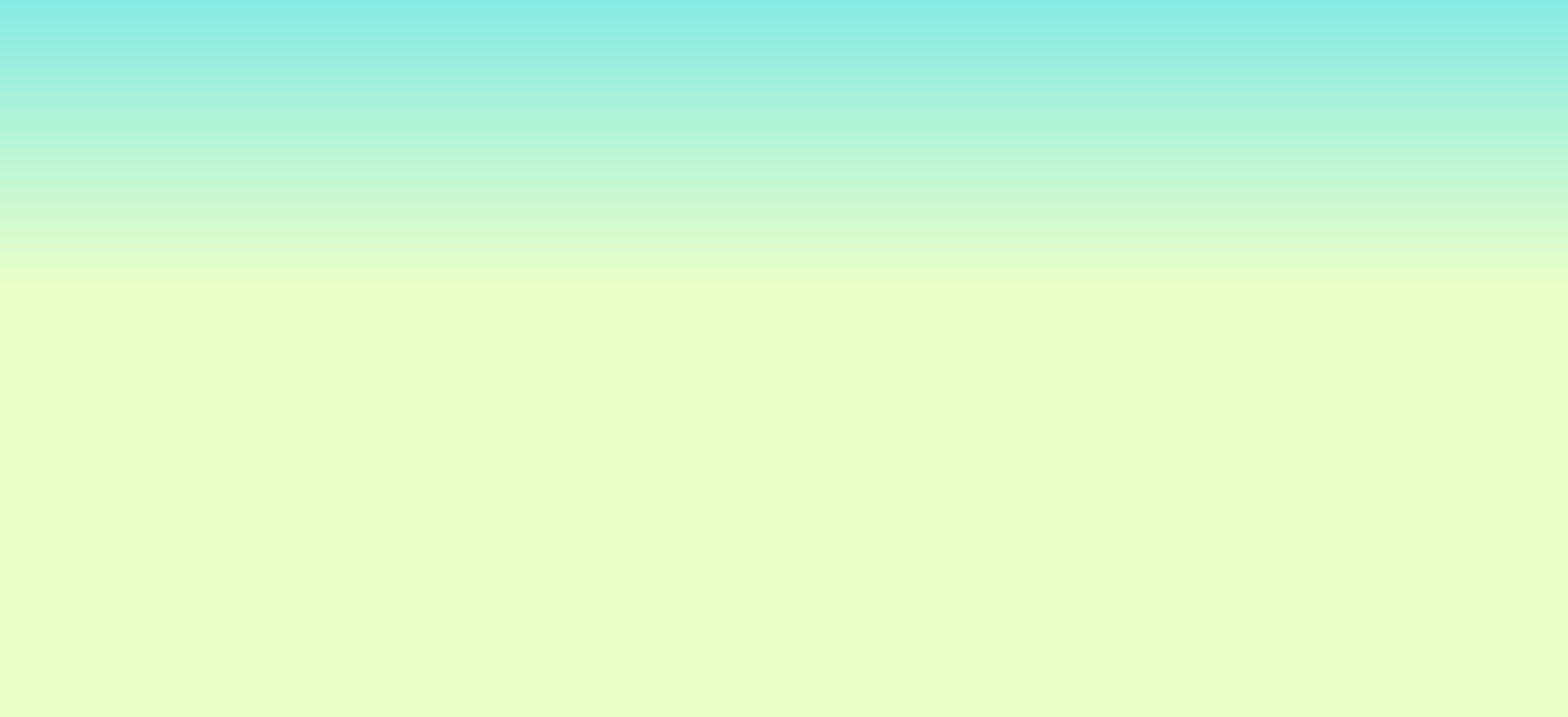
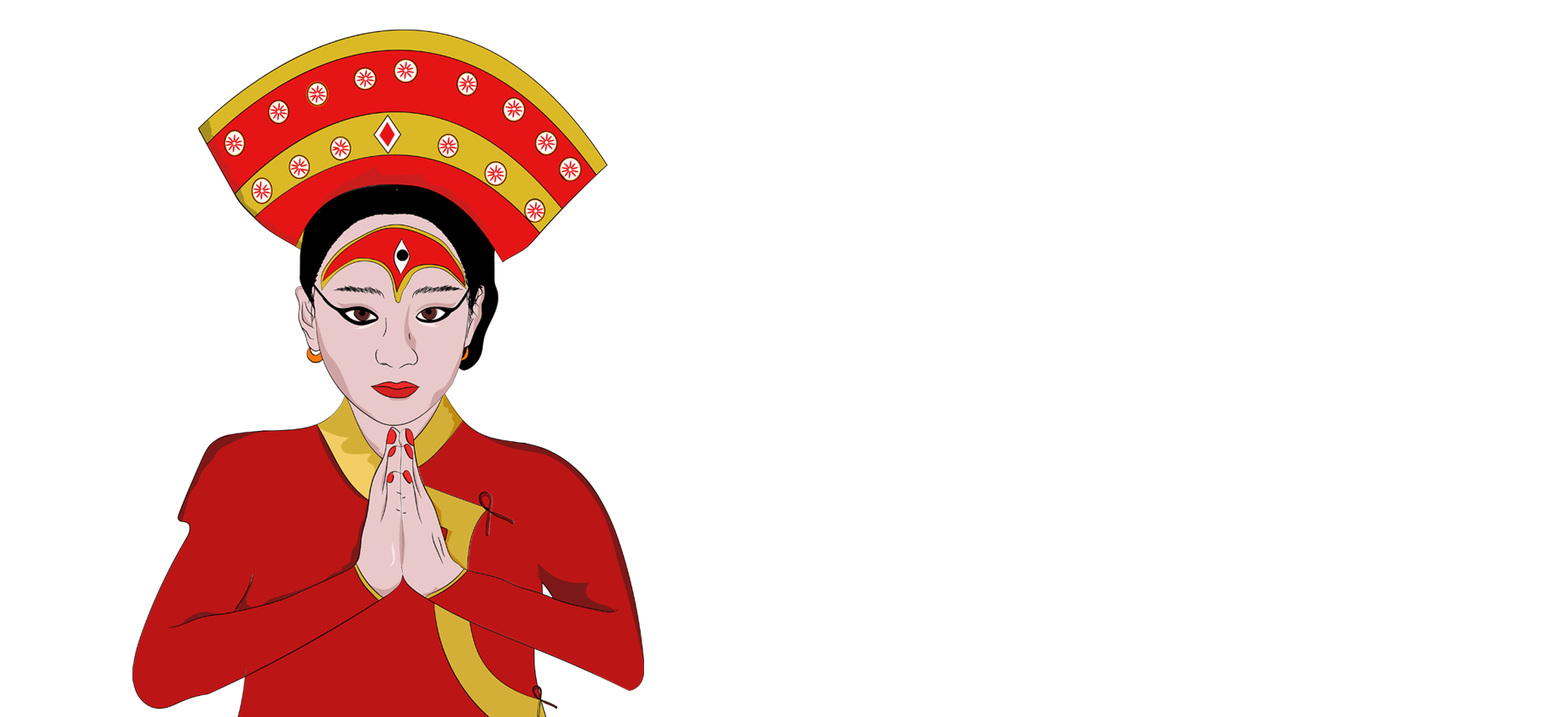
Comparing the layer stacks of the two (1568, 717) images. Changes:
showed "Layer 6" over [left=132, top=29, right=645, bottom=717]
showed "Layer 5" over [left=190, top=42, right=589, bottom=366]
hid "Layer 1" over [left=0, top=0, right=1568, bottom=717]
